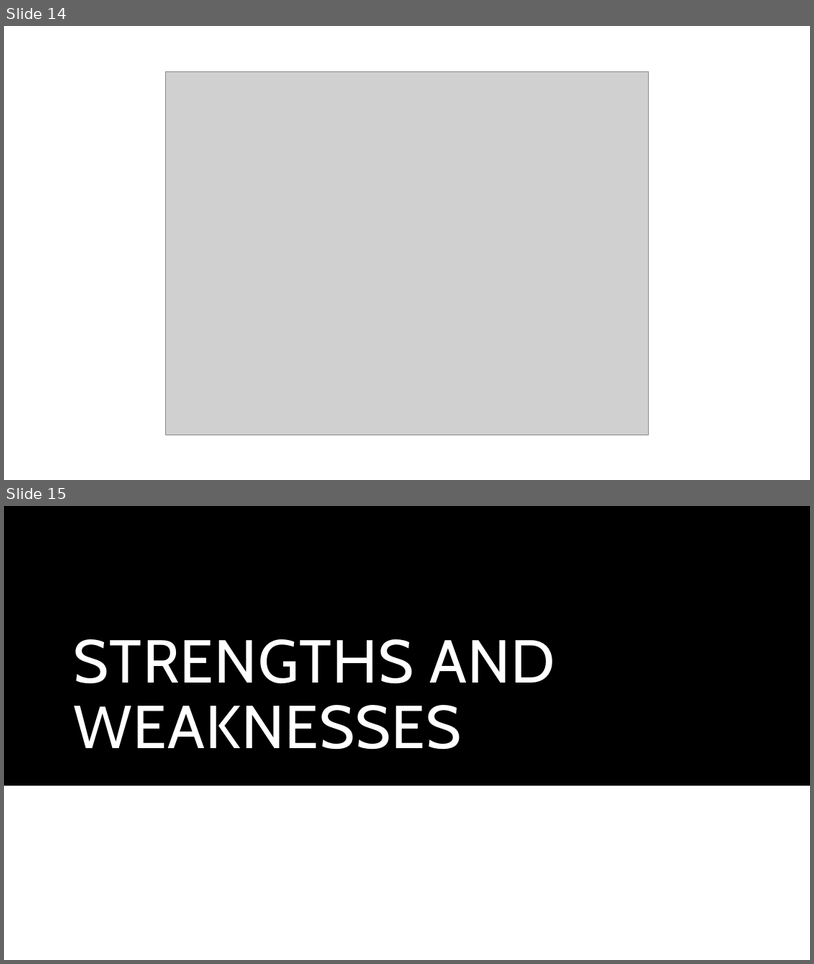
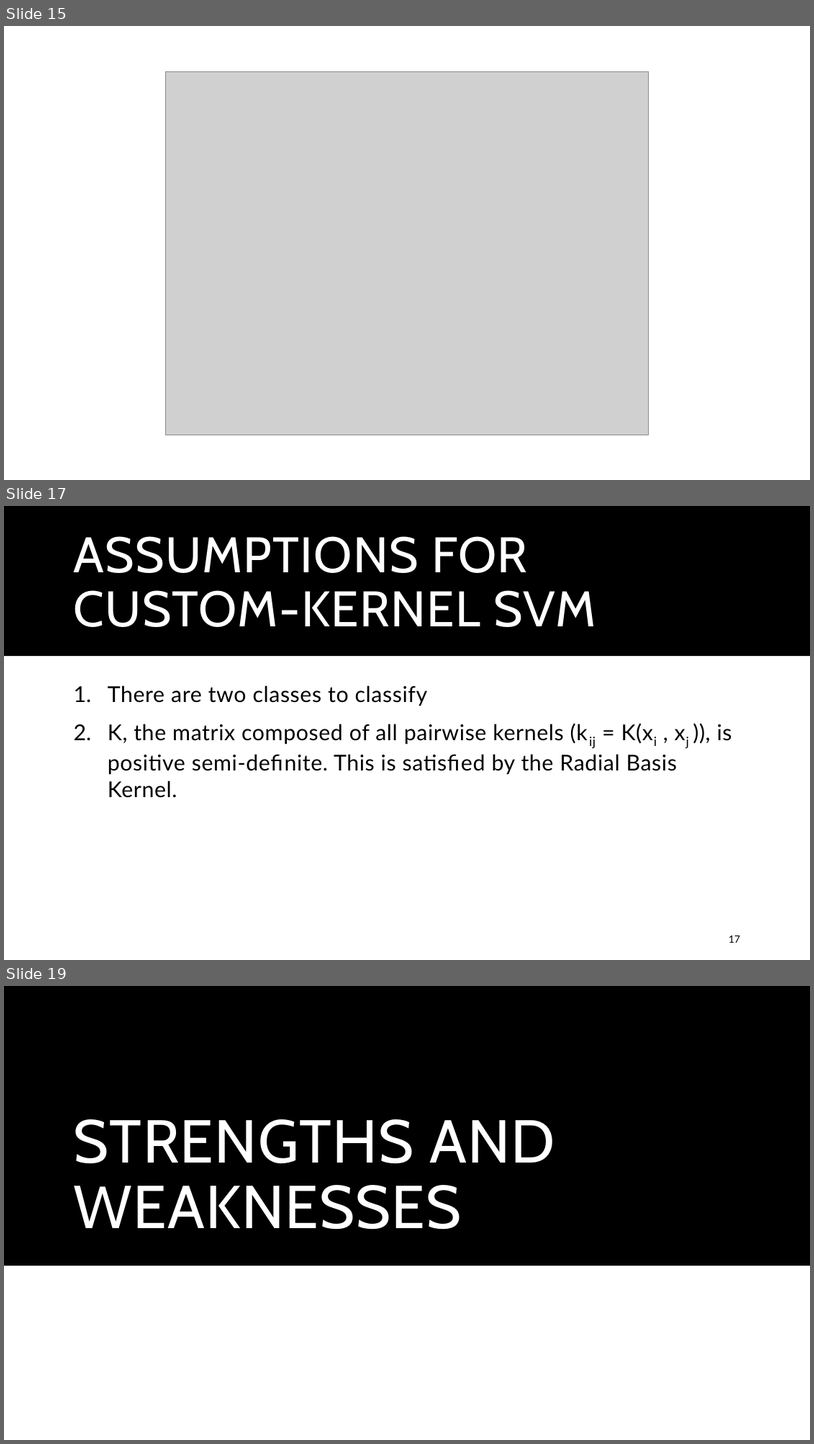
Before and after one commit to Macafry/RadialBasisFunction, a slide deck: Math3190Final.pptx. Shown one above the other, each under a label of ours: slides 14 and 15 before the commit, slides 15, 17 and 19 after it; the slides between them are not shown. The pictures are 814x964 and 814x1444 pixels, drawn with LibreOffice and Linux fonts; fonts in the diff are those of the drawing; grey boxes stand for pictures. Boxes give left, top, right and bottom in pixels: in the first picture for what was removed or moved away, otherwise in the second. Text is boxed around its words. In the diff, an @@ line names an element or a change of style, - is before the commit and + after.

```diff
--- a/Math3190Final.pptx
+++ b/Math3190Final.pptx
@@ slide 17 added at (4, 506, 810, 960), background #FFFFFF @@
@@ rectangle added at (4, 506, 810, 656), fill #000000 @@
@@ title added at (74, 536, 597, 627), 59.4 pt, text #FFFFFF @@
+ASSUMPTIONS FOR
+CUSTOM-KERNEL SVM
@@ text added at (108, 685, 733, 798), 26 pt, text #000000 @@
+1. There are two classes to classify
+2. K, the matrix composed of all pairwise kernels (kij = K(xi , xj )), is positive semi-definite. This is satisfied by the Radial Basis Kernel.
@@ page number added at (729, 935, 741, 942), 12 pt, text #000000 @@
+17
@@ what was slide 14 is now slide 15 @@
@@ what was slide 15 is now slide 19 @@
```
Also in this commit, not shown: 3 slides changed, 3 other slides added, 2 other files.
